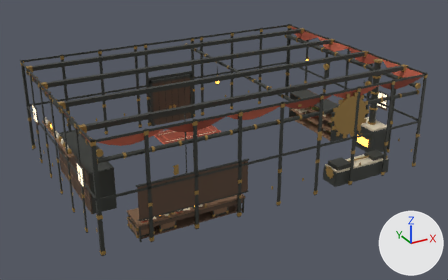
One commit to the glTF model godot/assets/kit/town/workshop_set.glb: the scene before it, then after it.
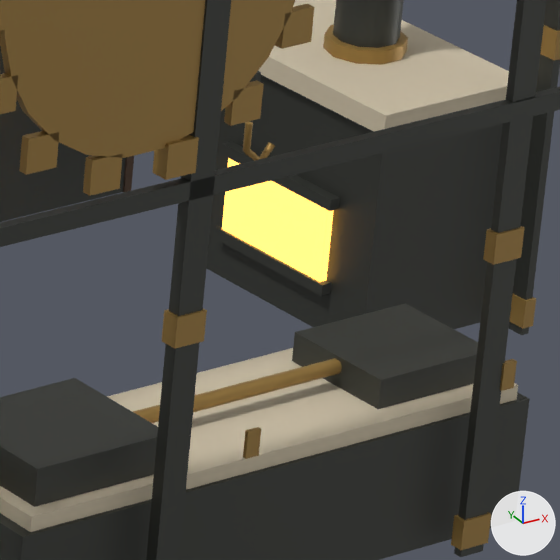
Old and new are each drawn whole from a camera (50 mm lens) standing at (-16.86, -31.47, 16.85) and looking at (0.03, -0.76, 1.49) and again close up on the part from 75% to 88% of the width and 42% to 63% of the height. Every picture has the same lights, and +X, +Y and +Z are marked at lower right. The older version's two pictures come first. Vertices at exactly the same position are counted once.

The scene before the commit, as lines of its bpy script (objects in view):
```python
me_workshop_set = bpy.data.meshes.new('workshop_set')
me_workshop_set.from_pydata(...)  # 9270 vertices, 15408 faces; spans x -10.0..10.0, y -7.0..7.1, z 0.0..6.0
# faces by material slot: [144, 5184, 10044, 36]
me_workshop_set.materials.append(mat_amber)
me_workshop_set.materials.append(mat_flat)
me_workshop_set.materials.append(mat_metal)
me_workshop_set.materials.append(mat_skyglass)
ob_workshop_set = bpy.data.objects.new('workshop_set', me_workshop_set)
ob_workshop_set.location = (0.0, 0.0, 0.0)
```
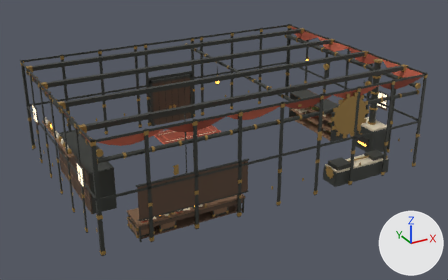
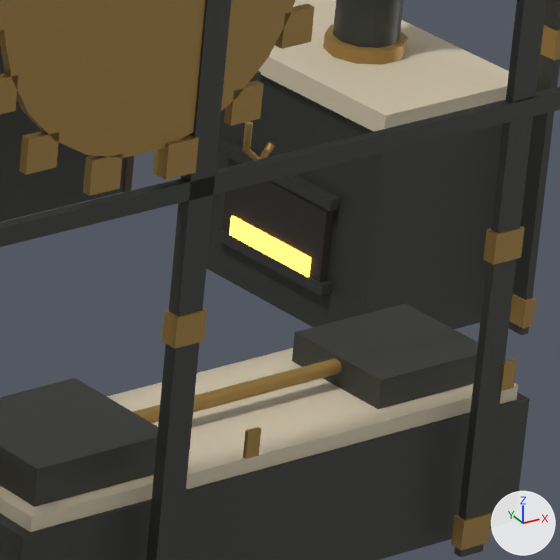
Location of each change, (x1, y1, x2, y2) in pixels of the close-ups (560 x 560 px):
part 1 of me_workshop_set, added: after (229, 216, 311, 277)
part 2 of me_workshop_set, recoloured (darker): (222, 158, 334, 282) in both
part 3 of me_workshop_set, recoloured (darker): (222, 158, 334, 282) in both

Diff of the bpy script that builds the scene:
```diff
--- a/godot/assets/kit/town/workshop_set.glb.py
+++ b/godot/assets/kit/town/workshop_set.glb.py
@@ me_workshop_set @@
 # used by ob_workshop_set; location = (0.0, 0.0, 0.0)
-me_workshop_set.from_pydata(...)  # 9270 vertices, 15408 faces; spans x -10.0..10.0, y -7.0..7.1, z 0.0..6.0
+me_workshop_set.from_pydata(...)  # 9278 vertices, 15420 faces; spans x -10.0..10.0, y -7.0..7.1, z 0.0..6.0
+# me_workshop_set part 1: a new loose piece, a box spanning x 8.72..8.76, y -3.9..-3.1, z 0.38..0.52, in mat_amber
+# me_workshop_set part 2: 12 kept faces spanning x 8.7..8.8, y -4.0..-3.0, z 0.3..0.9 get new vertex colours; the middle colour goes from orange #ffbc52 to black #2b2824
+# me_workshop_set part 3: 12 faces spanning x 8.7..8.8, y -4.0..-3.0, z 0.3..0.9 switch from mat_amber to mat_flat
+# other edits to the shape of me_workshop_set do not show in these pictures
 me_workshop_set.materials.append(mat_metal)
```
